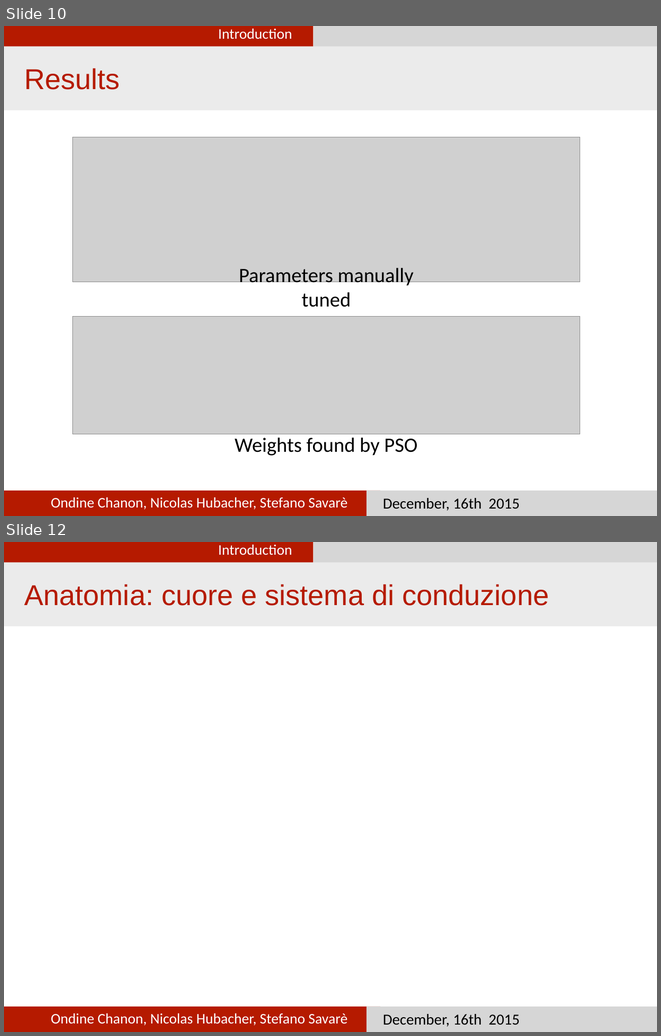
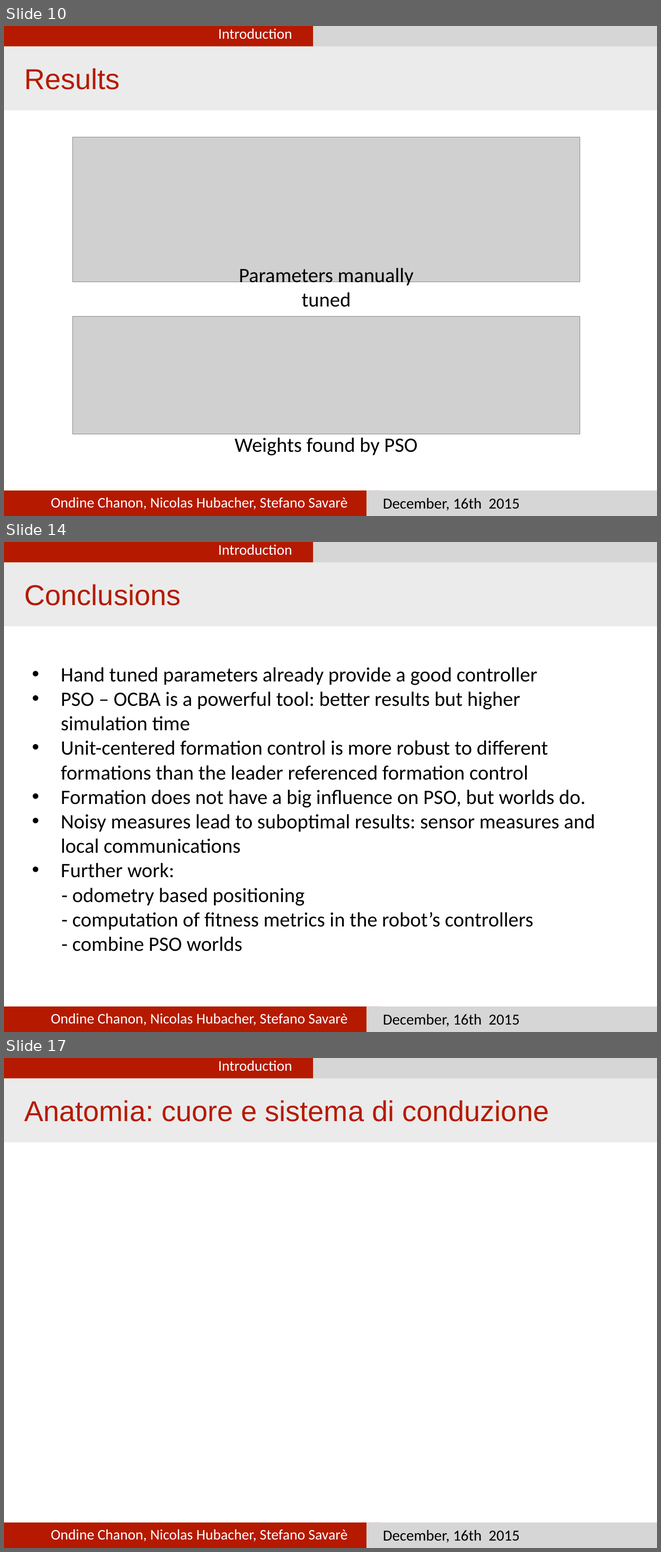
Before and after one commit to nhubi/disProject, a slide deck: Presentation/presentation.pptx. Shown one above the other, each under a label of ours: slides 10 and 12 before the commit, slides 10, 14 and 17 after it; the slides between them are not shown. The pictures are 661x1036 and 661x1552 pixels, drawn with LibreOffice and Linux fonts; fonts in the diff are those of the drawing; grey boxes stand for pictures. Boxes give left, top, right and bottom in pixels: in the first picture for what was removed or moved away, otherwise in the second. Text is boxed around its words. In the diff, an @@ line names an element or a change of style, - is before the commit and + after.

Commit message:
Added conclusions

```diff
--- a/Presentation/presentation.pptx
+++ b/Presentation/presentation.pptx
@@ slide 14 added at <box>4,542,657,1032</box>, background #FFFFFF @@
@@ rectangle added at <box>4,542,314,564</box>, fill #B51A00 @@
@@ text added at <box>218,544,292,555</box>, 23 pt, text #FFFFFF @@
+Introduction
@@ rectangle added at <box>314,542,657,564</box>, fill #D6D6D6 @@
@@ rectangle added at <box>4,562,657,626</box>, fill #EBEBEB @@
@@ text added at <box>24,584,180,606</box>, 45 pt, text #B51A00 @@
+Conclusions
@@ text added at <box>61,667,595,951</box>, 32 pt, text #000000 @@
+• Hand tuned parameters already provide a good controller
+• PSO – OCBA is a powerful tool: better results but higher simulation time
+• Unit-centered formation control is more robust to different formations than the leader referenced formation control
+• Formation does not have a big influence on PSO, but worlds do.
+• Noisy measures lead to suboptimal results: sensor measures and local communications
+• Further work:
+- odometry based positioning
+- computation of fitness metrics in the robot’s controllers
+- combine PSO worlds
@@ rectangle added at <box>4,1006,380,1032</box>, fill #B51A00 @@
@@ text added at <box>51,1013,347,1025</box>, 23 pt, text #FFFFFF @@
+Ondine Chanon, Nicolas Hubacher, Stefano Savarè
@@ rectangle added at <box>367,1006,657,1032</box>, fill #D6D6D6 @@
@@ text added at <box>383,1014,519,1026</box>, 24 pt, text #000000 @@
+December, 16th 2015
@@ what was slide 12 is now slide 17 @@
```
Also in this commit, not shown: 2 slides changed, 4 other slides added.
